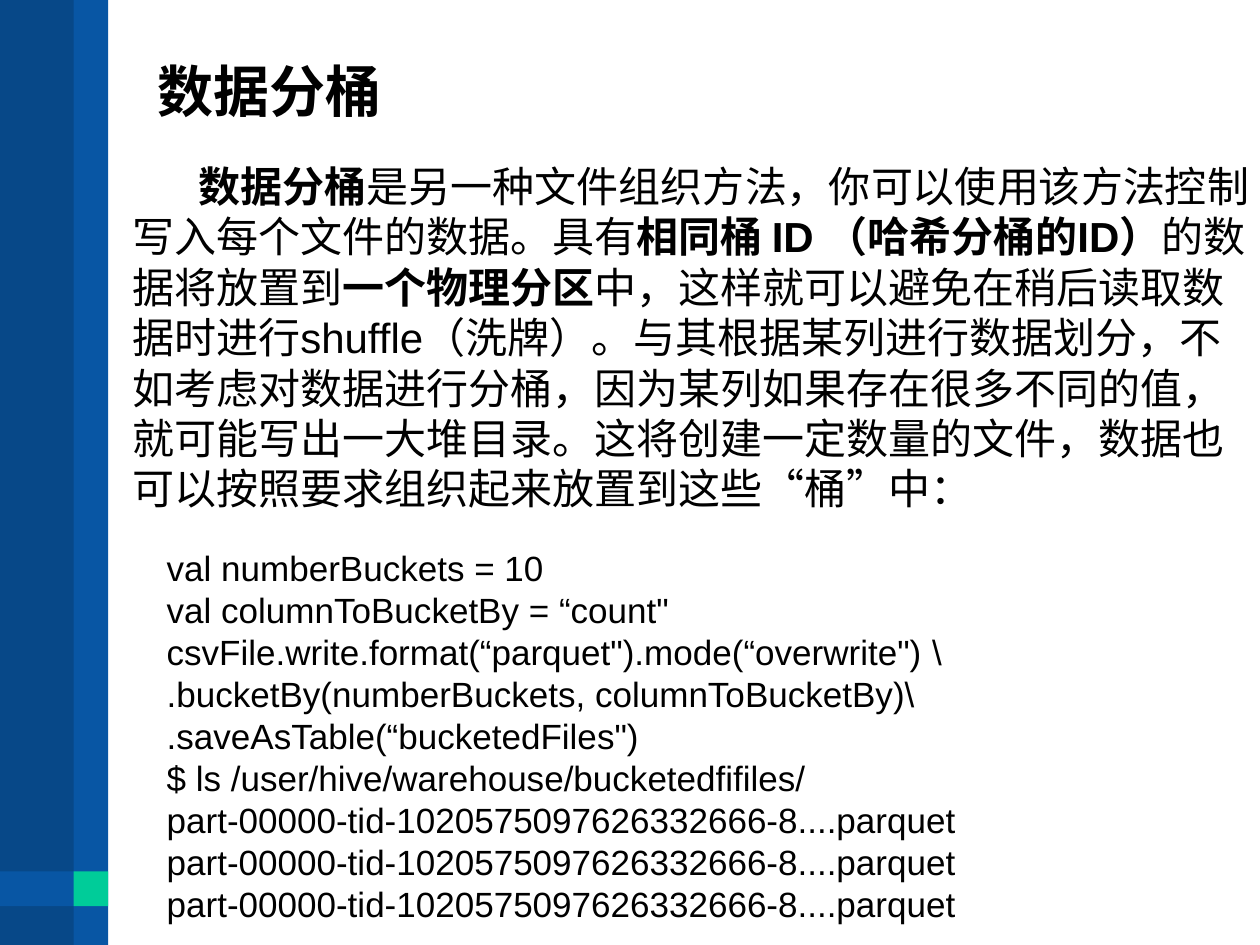
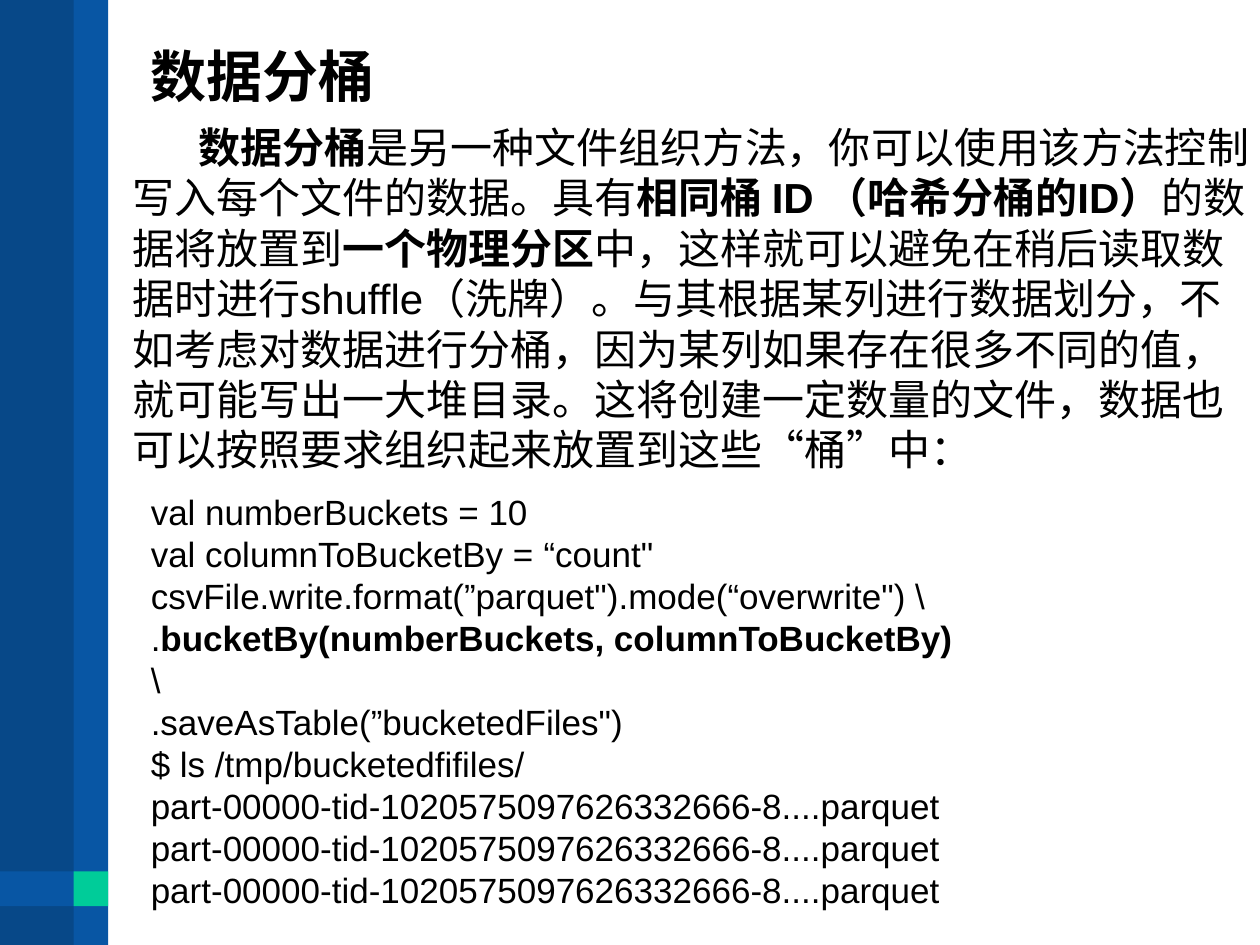
Before and after one commit to wxyzjf/parquet_20200823, a slide deck: slide 20 of SPARK Parquet 简谈.pptx. Drawn at 1260x945 pixels with LibreOffice and Linux fonts; fonts in the diff are those of the drawing. Boxes give left, top, right and bottom in pixels: in the first picture for what was removed or moved away, otherwise in the second. Text is boxed around its words. In the diff, an @@ line names an element or a change of style, - is before the commit and + after.

```diff
--- a/SPARK Parquet 简谈.pptx
+++ b/SPARK Parquet 简谈.pptx
@@ text "数据分桶": place and size @@
-text "数据分桶" at [158,64,382,117]
+text "数据分桶" at [151,49,375,102]
@@ text "数据分桶是另一种文件组织方法，你可以使用该方法控制写入每个文件的数据。具有相同桶 ID （哈希分桶的ID）的数据将放置到 ...": place and size @@
-text "数据分桶是另一种文件组织方法，你可以使用该方法控制写入每个文件的数据。具有相同桶 ID （哈希分桶的ID）的数据将放置到 ..." at [132,166,1249,508]
+text "数据分桶是另一种文件组织方法，你可以使用该方法控制写入每个文件的数据。具有相同桶 ID （哈希分桶的ID）的数据将放置到 ..." at [132,127,1249,469]
@@ text "val numberBuckets = 10": place and size @@
-text "val numberBuckets = 10" at [167,555,956,924]
+text "val numberBuckets = 10" at [151,499,952,910]
@@ text at [151,583,906,616]: text changed @@
-csvFile.write.format(“parquet").mode(“overwrite") \
+csvFile.write.format(”parquet").mode(“overwrite") \
@@ text at [151,625,952,658]: bold on in ".bucketBy(numberBuckets, columnToBucketBy)\" @@
@@ text at [151,709,623,784]: text changed @@
-.saveAsTable(“bucketedFiles")
-$ ls /user/hive/warehouse/bucketedfifiles/
+.saveAsTable(”bucketedFiles")
+$ ls /tmp/bucketedfifiles/
```
Also in this commit, not shown: 11 other slides changed, 3 slides removed.
